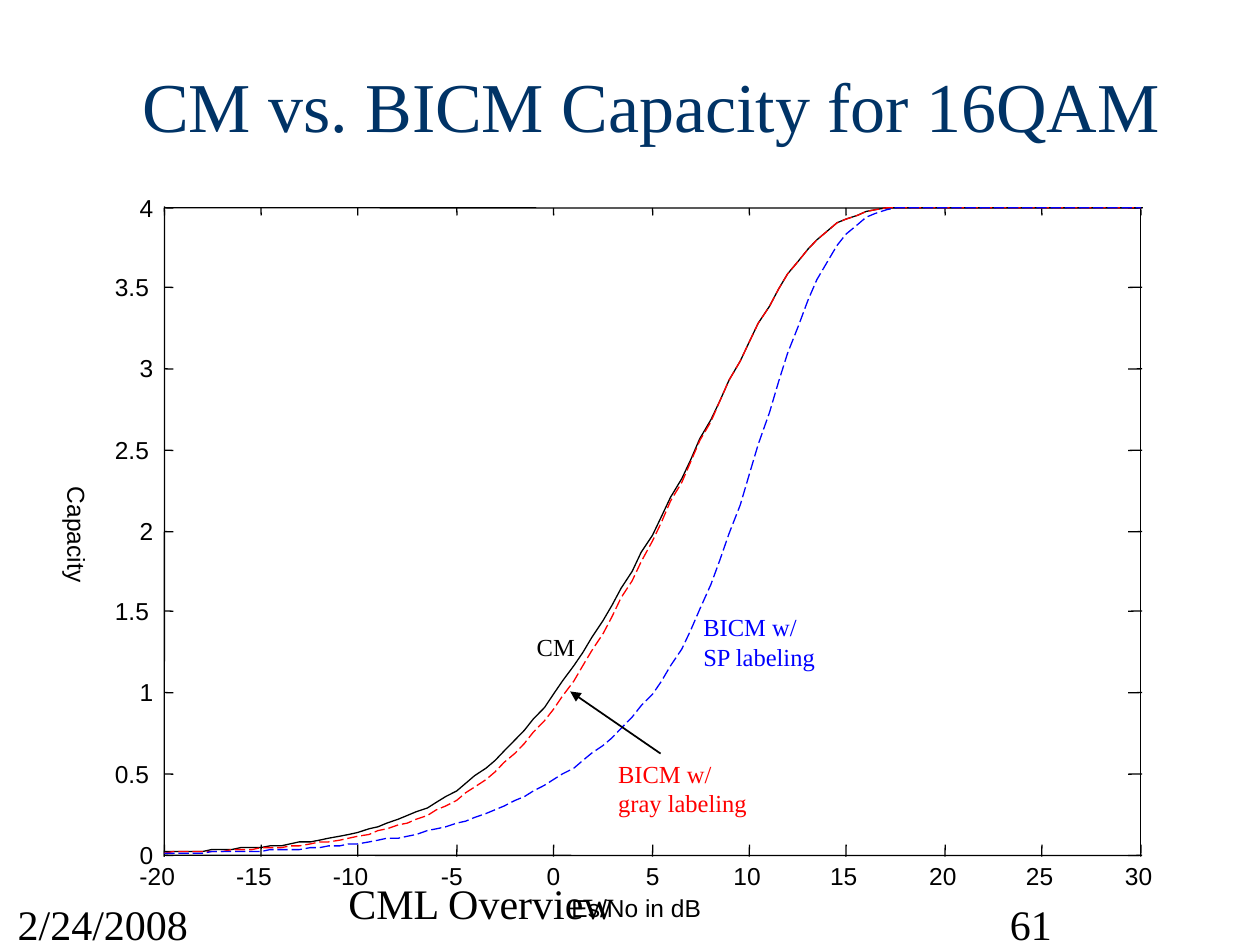
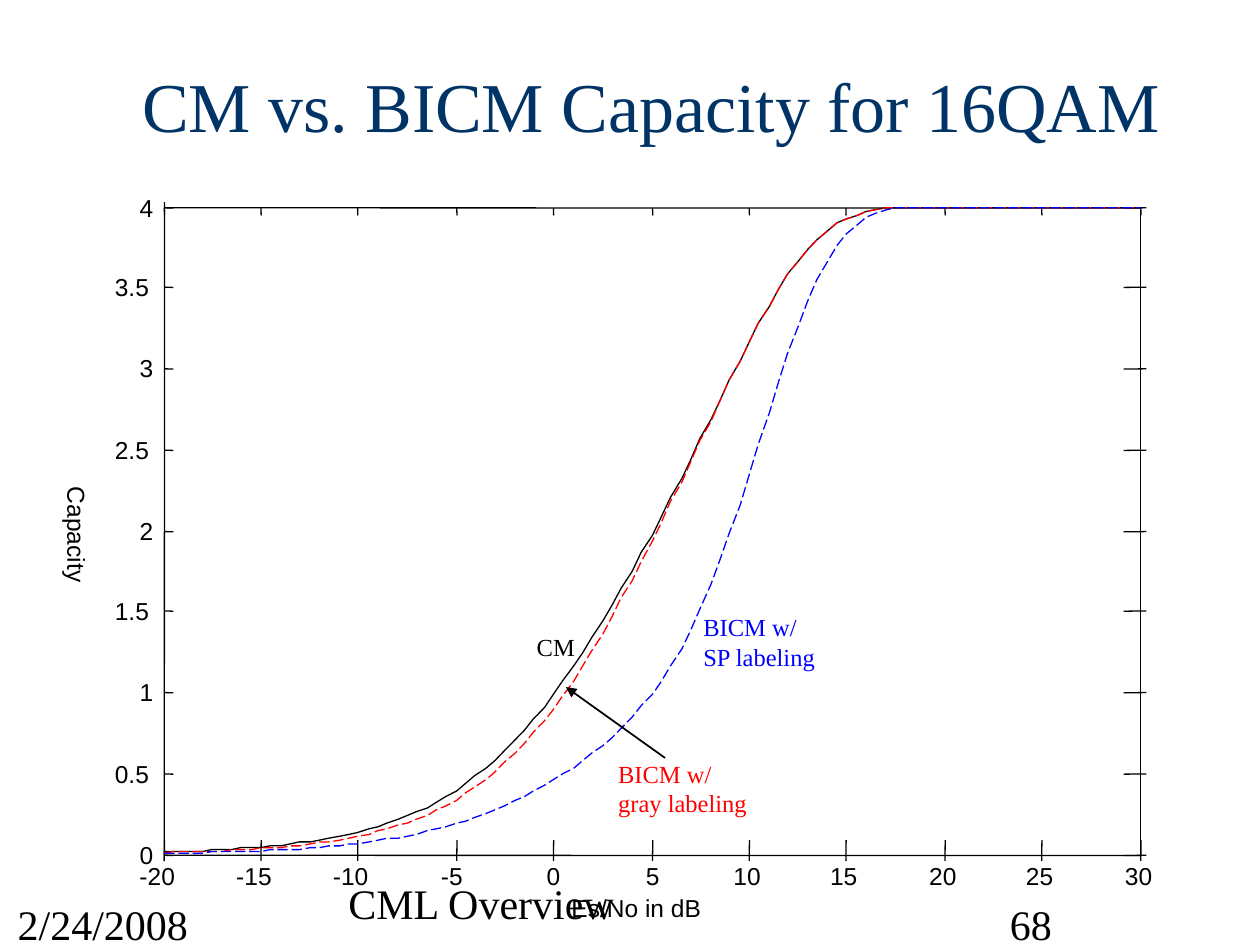
Before and after one commit to wvu-wcrl/PCS, a slide deck: slide 68 of pcs/projects/cml/doc/src/CMLoverview.ppt (slide 61 before the commit). Drawn at 1260x945 pixels with LibreOffice and Linux fonts; fonts in the diff are those of the drawing. Boxes give left, top, right and bottom in pixels: in the first picture for what was removed or moved away, otherwise in the second. Text is boxed around its words. In the diff, an @@ line names an element or a change of style, - is before the commit and + after.

```diff
--- a/pcs/projects/cml/doc/src/CMLoverview.ppt
+++ b/pcs/projects/cml/doc/src/CMLoverview.ppt
@@ line moved from (164, 857) - (165, 207) to (164, 861) - (165, 202) @@
@@ line moved from (1142, 208) - (1128, 208) to (1147, 208) - (1124, 208) @@
@@ line moved from (1142, 287) - (1128, 287) to (1147, 287) - (1124, 287) @@
@@ line moved from (1142, 369) - (1128, 369) to (1147, 369) - (1124, 369) @@
@@ line moved from (1142, 450) - (1128, 450) to (1147, 450) - (1124, 450) @@
@@ line moved from (1142, 532) - (1128, 532) to (1147, 532) - (1124, 532) @@
@@ line moved from (1142, 611) - (1128, 611) to (1147, 611) - (1124, 611) @@
@@ arrow moved from (660, 753) - (571, 692) to (665, 759) - (566, 687) @@
@@ line moved from (1142, 693) - (1128, 693) to (1147, 693) - (1124, 693) @@
@@ line moved from (1142, 774) - (1128, 774) to (1147, 774) - (1124, 774) @@
@@ line moved from (164, 857) - (165, 844) to (164, 861) - (165, 840) @@
@@ line moved from (261, 857) - (261, 844) to (261, 861) - (261, 840) @@
@@ line moved from (358, 857) - (358, 844) to (358, 861) - (358, 840) @@
@@ line moved from (457, 857) - (457, 844) to (457, 861) - (457, 840) @@
@@ line moved from (553, 857) - (553, 844) to (553, 861) - (553, 840) @@
@@ line moved from (653, 857) - (653, 844) to (653, 861) - (653, 840) @@
@@ line moved from (750, 857) - (750, 844) to (750, 861) - (750, 840) @@
@@ line moved from (845, 857) - (847, 844) to (845, 861) - (847, 840) @@
@@ line moved from (945, 857) - (945, 844) to (945, 861) - (945, 840) @@
@@ line moved from (1042, 857) - (1042, 844) to (1042, 861) - (1042, 840) @@
@@ line moved from (1142, 856) - (1128, 856) to (1147, 856) - (1124, 856) @@
@@ line moved from (1140, 857) - (1142, 844) to (1140, 861) - (1142, 840) @@
@@ page number at bbox=[1010, 912, 1052, 941]: text changed @@
-61
+68
```
Also in this commit, not shown: 92 other slides changed, 17 slides added, 4 other files.
